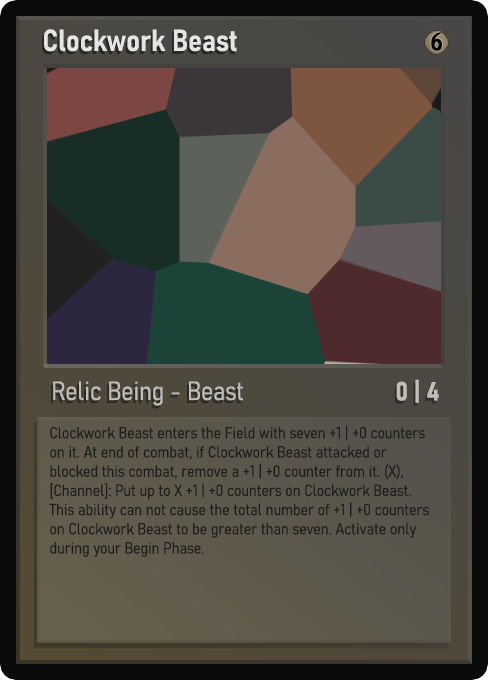
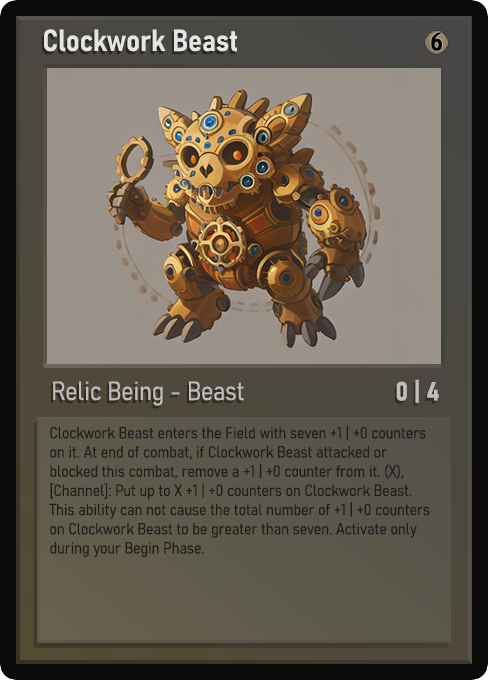
Layered file, before and after one edit (488×680). Changes by layer:
painted on "Name" over (44, 29, 237, 52)
painted on "AtkDef" over (398, 383, 406, 400)
painted on "Class" over (59, 381, 244, 405)
painted on "Desc_smaller" over (50, 425, 430, 557)
painted on "Artwork" over (47, 68, 441, 364)
